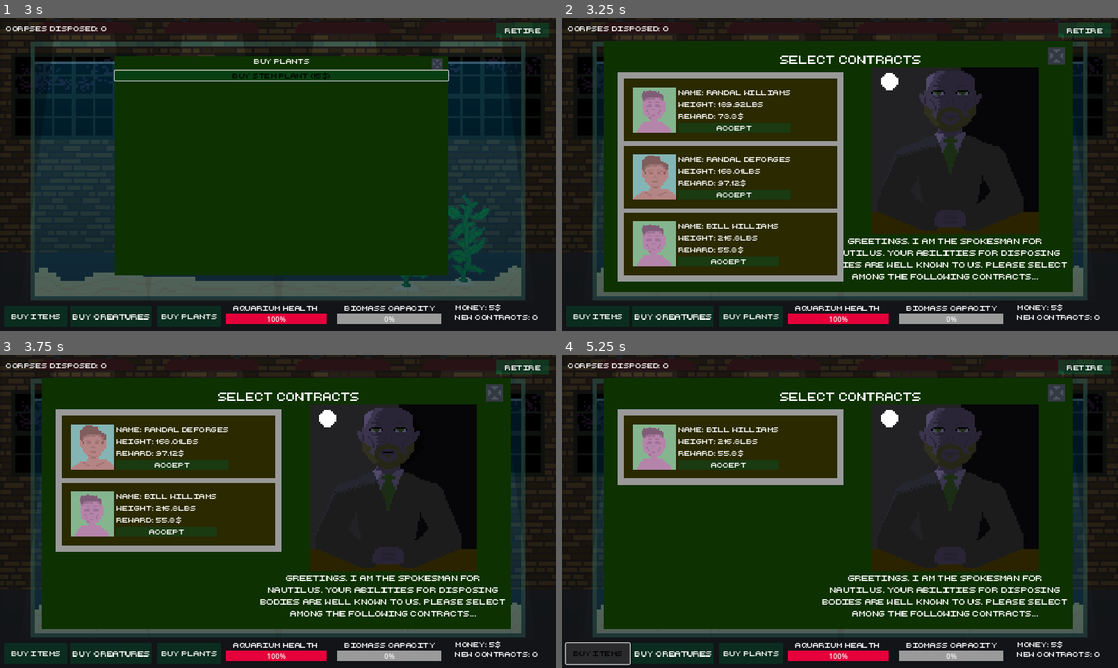
Above: before the commit, frames 1-4 (two rows, left to right).
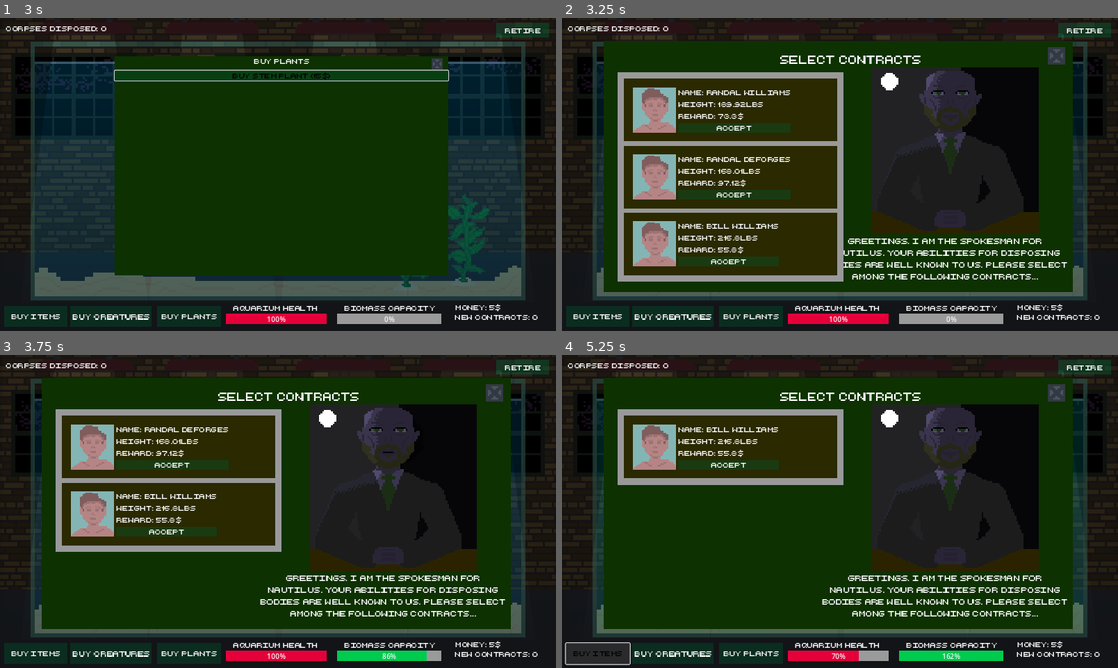
Above: after the commit, the same moments.

Repository: adrientremblay/ld56
Game: Godot game, scene res://scenes/game_screen.tscn
The game is run twice, just before and just after one commit, with the same random seed, the same clock (stepped at 60 frames per second) and the same inputs.
Inputs:
- Up to frame 1 (3 s): click "Buy Creatures" at 0.5 s; click "Buy Plants" at 1.25 s; click "buy snail (5$)" at 2 s; click "Buy Crab (10$)" at 2.75 s
- Up to frame 2 (3.25 s): no input
- Up to frame 3 (3.75 s): click "Accept" at 3.5 s
- Up to frame 4 (5.25 s): click "Accept" at 4.25 s; click "Buy Items" at 5 s

Frame 1 is identical in both runs. In frame 2, 2.2% of the frame differs, in the area x 12-21%, y 22-80%; in frame 3, 1.7%; in frame 4, 2.0%.
Error before the commit: Invalid call to function 'construct' in base 'AnimatedSprite2D (Corpse)'. Expected 4 arguments. (res://scenes/game_screen.gd:63)

Commit message:
Corpse appearance varies depending on the weight THin on MEDIUM

Diff:
--- a/scenes/ContractMenu.gd
+++ b/scenes/ContractMenu.gd
@@ -18,7 +18,7 @@
 
 var rng = RandomNumberGenerator.new()
 
-signal should_spawn_corpse(person_name, weight, reward)
+signal should_spawn_corpse(person_name, weight, reward, apperance)
 signal contract_menu_opened
 
 func _ready() -> void:
@@ -62,8 +62,8 @@
 	new_contract.connect("contract_accepted", self.contract_accepted)
 	contract_vbox.add_child(new_contract)
 
-func contract_accepted(person_name, weight, reward):
-	should_spawn_corpse.emit(person_name, weight, reward)
+func contract_accepted(person_name, weight, reward, appearance):
+	should_spawn_corpse.emit(person_name, weight, reward, appearance)
 	contract_menu_opened.emit()
 
 func no_contracts_available():
--- a/scenes/corpse.tscn
+++ b/scenes/corpse.tscn
@@ -3,6 +3,46 @@
 [ext_resource type="Texture2D" uid="uid://cvtp1gm4svyei" path="res://assets/art/dead_body-Sheet.png" id="1_6cqjt"]
 [ext_resource type="Script" path="res://scripts/corpse.gd" id="2_8vtmh"]
 [ext_resource type="Texture2D" uid="uid://dvillw65spu3i" path="res://assets/art/male_corse_medium-Sheet.png" id="2_ftbi4"]
+
+[sub_resource type="AtlasTexture" id="AtlasTexture_2xr10"]
+atlas = ExtResource("2_ftbi4")
+region = Rect2(0, 0, 64, 128)
+
+[sub_resource type="AtlasTexture" id="AtlasTexture_08hgc"]
+atlas = ExtResource("2_ftbi4")
+region = Rect2(64, 0, 64, 128)
+
+[sub_resource type="AtlasTexture" id="AtlasTexture_bno3y"]
+atlas = ExtResource("2_ftbi4")
+region = Rect2(128, 0, 64, 128)
+
+[sub_resource type="AtlasTexture" id="AtlasTexture_j2oup"]
+atlas = ExtResource("2_ftbi4")
+region = Rect2(192, 0, 64, 128)
+
+[sub_resource type="AtlasTexture" id="AtlasTexture_lkk4g"]
+atlas = ExtResource("2_ftbi4")
+region = Rect2(256, 0, 64, 128)
+
+[sub_resource type="AtlasTexture" id="AtlasTexture_rvbne"]
+atlas = ExtResource("2_ftbi4")
+region = Rect2(320, 0, 64, 128)
+
+[sub_resource type="AtlasTexture" id="AtlasTexture_xksrb"]
+atlas = ExtResource("2_ftbi4")
+region = Rect2(384, 0, 64, 128)
+
+[sub_resource type="AtlasTexture" id="AtlasTexture_02kph"]
+atlas = ExtResource("2_ftbi4")
+region = Rect2(448, 0, 64, 128)
+
+[sub_resource type="AtlasTexture" id="AtlasTexture_u0hqw"]
+atlas = ExtResource("2_ftbi4")
+region = Rect2(512, 0, 64, 128)
+
+[sub_resource type="AtlasTexture" id="AtlasTexture_kgfkn"]
+atlas = ExtResource("2_ftbi4")
+region = Rect2(576, 0, 64, 128)
 
 [sub_resource type="AtlasTexture" id="AtlasTexture_y3mh1"]
 atlas = ExtResource("1_6cqjt")
@@ -44,83 +84,8 @@
 atlas = ExtResource("1_6cqjt")
 region = Rect2(576, 0, 64, 128)
 
-[sub_resource type="AtlasTexture" id="AtlasTexture_2xr10"]
-atlas = ExtResource("2_ftbi4")
-region = Rect2(0, 0, 64, 128)
-
-[sub_resource type="AtlasTexture" id="AtlasTexture_08hgc"]
-atlas = ExtResource("2_ftbi4")
-region = Rect2(64, 0, 64, 128)
-
-[sub_resource type="AtlasTexture" id="AtlasTexture_bno3y"]
-atlas = ExtResource("2_ftbi4")
-region = Rect2(128, 0, 64, 128)
-
-[sub_resource type="AtlasTexture" id="AtlasTexture_j2oup"]
-atlas = ExtResource("2_ftbi4")
-region = Rect2(192, 0, 64, 128)
-
-[sub_resource type="AtlasTexture" id="AtlasTexture_lkk4g"]
-atlas = ExtResource("2_ftbi4")
-region = Rect2(256, 0, 64, 128)
-
-[sub_resource type="AtlasTexture" id="AtlasTexture_rvbne"]
-atlas = ExtResource("2_ftbi4")
-region = Rect2(320, 0, 64, 128)
-
-[sub_resource type="AtlasTexture" id="AtlasTexture_xksrb"]
-atlas = ExtResource("2_ftbi4")
-region = Rect2(384, 0, 64, 128)
-
-[sub_resource type="AtlasTexture" id="AtlasTexture_02kph"]
-atlas = ExtResource("2_ftbi4")
-region = Rect2(448, 0, 64, 128)
-
-[sub_resource type="AtlasTexture" id="AtlasTexture_u0hqw"]
-atlas = ExtResource("2_ftbi4")
-region = Rect2(512, 0, 64, 128)
-
-[sub_resource type="AtlasTexture" id="AtlasTexture_kgfkn"]
-atlas = ExtResource("2_ftbi4")
-region = Rect2(576, 0, 64, 128)
-
 [sub_resource type="SpriteFrames" id="SpriteFrames_ul3v6"]
 animations = [{
-"frames": [{
-"duration": 1.0,
-"texture": SubResource("AtlasTexture_y3mh1")
-}, {
-"duration": 1.0,
-"texture": SubResource("AtlasTexture_40bjd")
-}, {
-"duration": 1.0,
-"texture": SubResource("AtlasTexture_8372b")
-}, {
-"duration": 1.0,
-"texture": SubResource("AtlasTexture_r2xjw")
-}, {
-"duration": 1.0,
-"texture": SubResource("AtlasTexture_cm4vf")
-}, {
-"duration": 1.0,
-"texture": SubResource("AtlasTexture_gqwsn")
-}, {
-"duration": 1.0,
-"texture": SubResource("AtlasTexture_qfgas")
-}, {
-"duration": 1.0,
-"texture": SubResource("AtlasTexture_bt7vy")
-}, {
-"duration": 1.0,
-"texture": SubResource("AtlasTexture_7001q")
-}, {
-"duration": 1.0,
-"texture": SubResource("AtlasTexture_h4ykn")
-}],
-"loop": true,
-"name": &"default",
-"speed": 5.0
-}, {
 "frames": [{
 "duration": 1.0,
 "texture": SubResource("AtlasTexture_2xr10")
@@ -155,6 +120,41 @@
 "loop": true,
 "name": &"medium",
 "speed": 5.0
+}, {
+"frames": [{
+"duration": 1.0,
+"texture": SubResource("AtlasTexture_y3mh1")
+}, {
+"duration": 1.0,
+"texture": SubResource("AtlasTexture_40bjd")
+}, {
+"duration": 1.0,
+"texture": SubResource("AtlasTexture_8372b")
+}, {
+"duration": 1.0,
+"texture": SubResource("AtlasTexture_r2xjw")
+}, {
+"duration": 1.0,
+"texture": SubResource("AtlasTexture_cm4vf")
+}, {
+"duration": 1.0,
+"texture": SubResource("AtlasTexture_gqwsn")
+}, {
+"duration": 1.0,
+"texture": SubResource("AtlasTexture_qfgas")
+}, {
+"duration": 1.0,
+"texture": SubResource("AtlasTexture_bt7vy")
+}, {
+"duration": 1.0,
+"texture": SubResource("AtlasTexture_7001q")
+}, {
+"duration": 1.0,
+"texture": SubResource("AtlasTexture_h4ykn")
+}],
+"loop": true,
+"name": &"thin",
+"speed": 5.0
 }]
 
 [sub_resource type="CapsuleShape2D" id="CapsuleShape2D_280um"]
@@ -165,7 +165,7 @@
 position = Vector2(26, -165)
 scale = Vector2(2.5, 2.5)
 sprite_frames = SubResource("SpriteFrames_ul3v6")
-animation = &"medium"
+animation = &"thin"
 script = ExtResource("2_8vtmh")
 
 [node name="FeedingArea" type="Area2D" parent="."]
--- a/scenes/game_screen.gd
+++ b/scenes/game_screen.gd
@@ -44,7 +44,7 @@
 
 	$SpawnCreature.play()
 
-func _on_contract_menu_should_spawn_corpse(person_name: Variant, weight: Variant, reward: Variant) -> void:
+func _on_contract_menu_should_spawn_corpse(person_name: Variant, weight: Variant, reward: Variant, appearance: Contract.Appearance) -> void:
 	# find available spawn
 	var spawn_point = null
 	if (corpse_spawn1.get_child_count() == 0):
@@ -60,7 +60,7 @@
 
 	# spawn corpse
 	var new_corpse = corpse_scene.instantiate()
-	new_corpse.construct(person_name, weight, reward)
+	new_corpse.construct(person_name, weight, reward, appearance)
 	new_corpse.connect("corpse_eaten", self.corpse_was_eaten)
 	spawn_point.add_child(new_corpse)
 	$Splash.play()
--- a/scripts/contract.gd
+++ b/scripts/contract.gd
@@ -11,7 +11,7 @@
 @onready var weight_label = $MarginContainer/HBoxContainer/VBoxContainer/WeightLabel
 @onready var reward_label = $MarginContainer/HBoxContainer/VBoxContainer/RewardLabel
 
-signal contract_accepted(person_name, weight, reward)
+signal contract_accepted(person_name, weight, reward, appearance)
 
 func construct(person_name, weight, reward):
 	self.person_name = person_name
@@ -31,7 +31,7 @@
 	$MarginContainer/HBoxContainer/VBoxContainer/RewardLabel.text = "Reward: " + str(reward) + "$"
 
 func _on_button_pressed() -> void:
-	contract_accepted.emit(self.person_name, self.weight, self.reward)
+	contract_accepted.emit(self.person_name, self.weight, self.reward, self.appearance)
 	self.queue_free()
 
 func set_icon_according_to_appearance():
@@ -40,5 +40,5 @@
 			$MarginContainer/HBoxContainer/TextureRect.texture = load("res://assets/art/male_corpse_thin_icon.png")
 		Appearance.MEDIUM:
 			$MarginContainer/HBoxContainer/TextureRect.texture = load("res://assets/art/male_corpse_medium_icon.png")
-		Appearance.MEDIUM:
+		Appearance.OBESE:
 			$MarginContainer/HBoxContainer/TextureRect.texture = load("res://assets/art/male_corpse_medium_icon.png")
--- a/scripts/corpse.gd
+++ b/scripts/corpse.gd
@@ -6,16 +6,25 @@
 var reward
 
 var eaten = false
+var appearance: Contract.Appearance
 
 @onready var feeding_area: Area2D = $FeedingArea
 signal corpse_eaten(reward)
 
-func construct(person_name, weight, reward, appearance):
+func construct(person_name, weight, reward, appearance: Contract.Appearance):
 	self.person_name = person_name
 	self.weight = weight
 	self.original_weight = weight
 	self.reward = reward
 	self.appearance = appearance
+
+	match self.appearance:
+		Contract.Appearance.THIN:
+			self.animation = "thin"
+		Contract.Appearance.MEDIUM:
+			self.animation = "medium"
+		Contract.Appearance.OBESE:
+			self.animation = "medium"
 
 func _process(delta: float) -> void:
 	for creature in feeding_area.get_overlapping_bodies():
